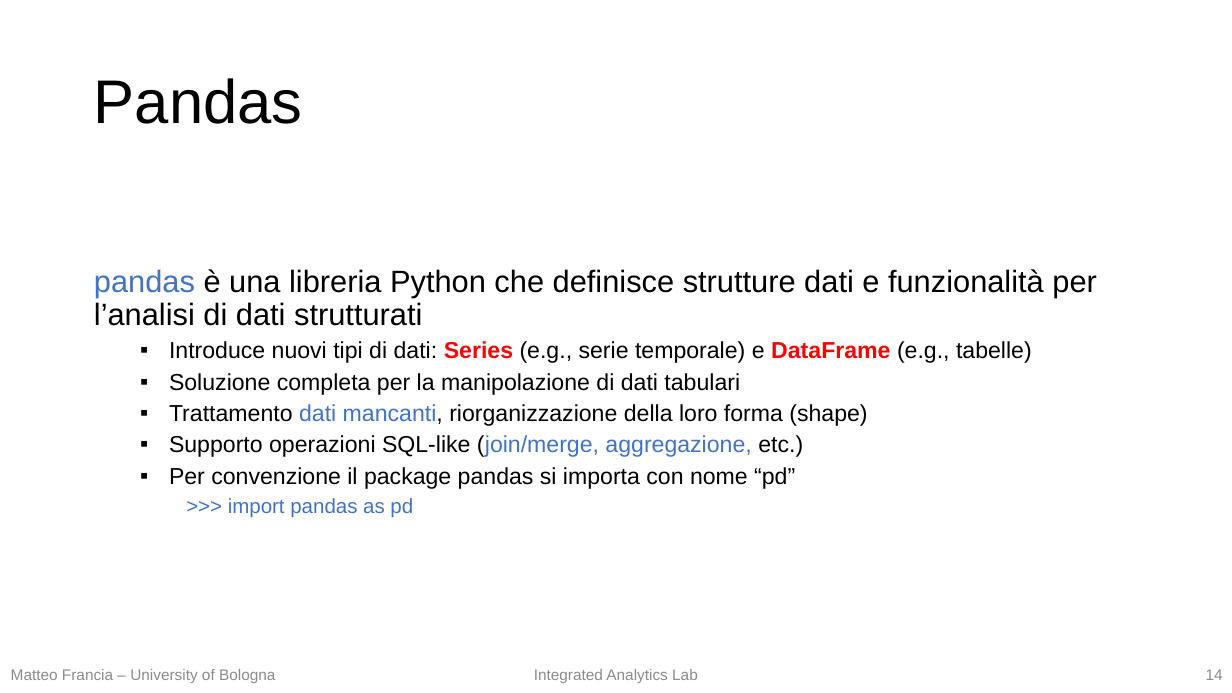
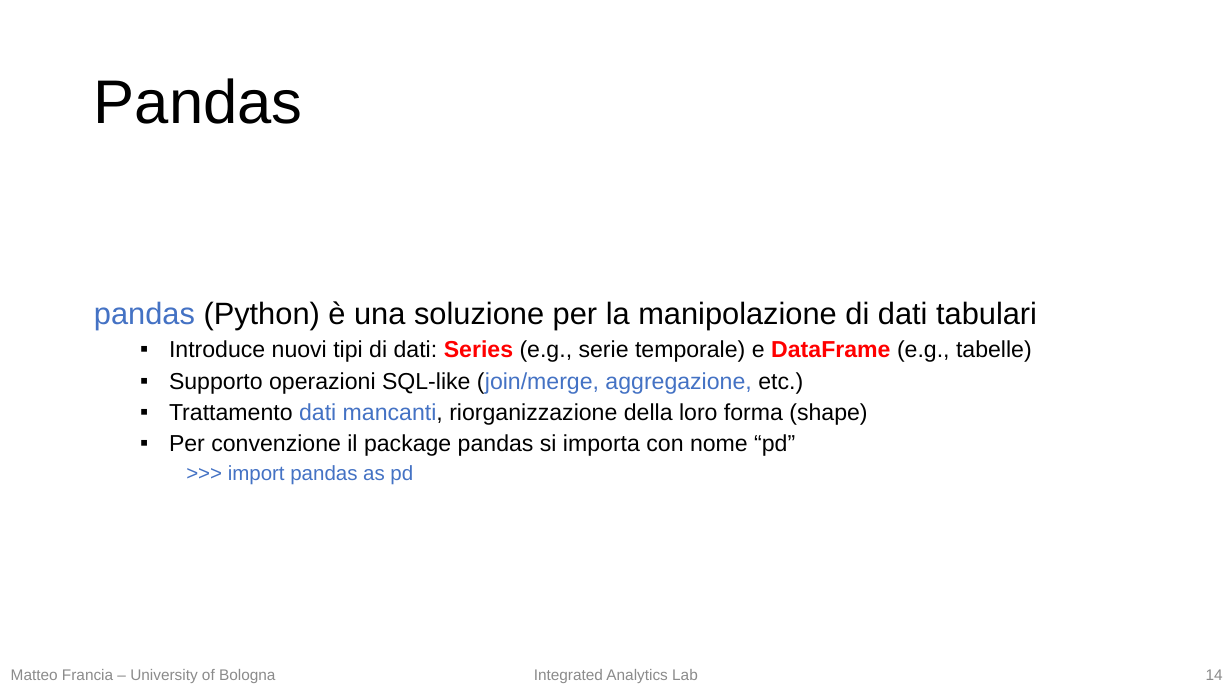
Before and after one commit to w4bo/teaching-handsondatapipelines, a slide deck: slide 14 of 01-DataPreprocessing/01-slides.pptx. Drawn at 1232x693 pixels with LibreOffice and Linux fonts; fonts in the diff are those of the drawing. Boxes give left, top, right and bottom in pixels: in the first picture for what was removed or moved away, otherwise in the second. Text is boxed around its words. In the diff, an @@ line names an element or a change of style, - is before the commit and + after.

```diff
--- a/01-DataPreprocessing/01-slides.pptx
+++ b/01-DataPreprocessing/01-slides.pptx
@@ text at (x1=94, y1=301, x2=1037, y2=330): text changed @@
-pandas è una libreria Python che definisce strutture dati e funzionalità per l’analisi di dati strutturati
+pandas (Python) è una soluzione per la manipolazione di dati tabulari
@@ text at (x1=169, y1=372, x2=803, y2=394): text changed @@
-  ▪ Soluzione completa per la manipolazione di dati tabulari
+  ▪ Supporto operazioni SQL-like (join/merge, aggregazione, etc.)
@@ text at (x1=169, y1=435, x2=803, y2=457): paragraph removed @@
-  ▪ Supporto operazioni SQL-like (join/merge, aggregazione, etc.)
```
Also in this commit, not shown: 13 other slides changed.
